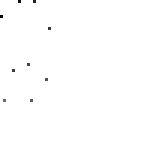
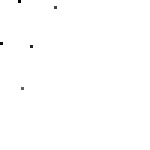
Layers edited between the first and the second 150 × 150 image:
hid "3" over [0, 0, 51, 102]
added layer "4" above "Слой 1" over [0, 0, 57, 90]
